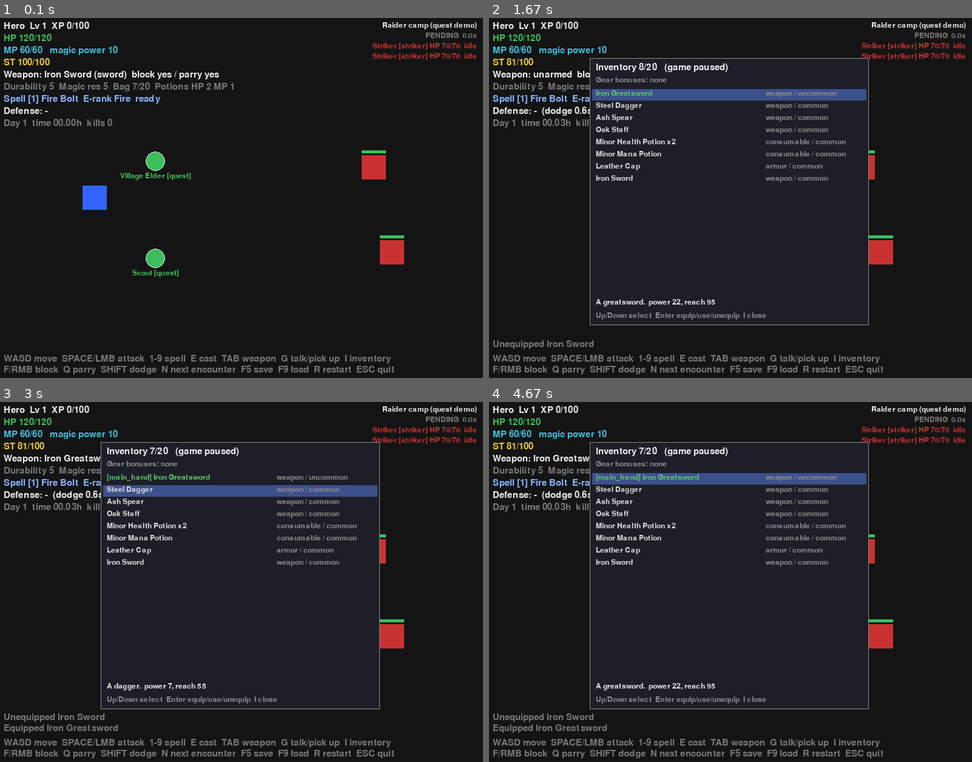
Above: before the commit, frames 1-4 (two rows, left to right).
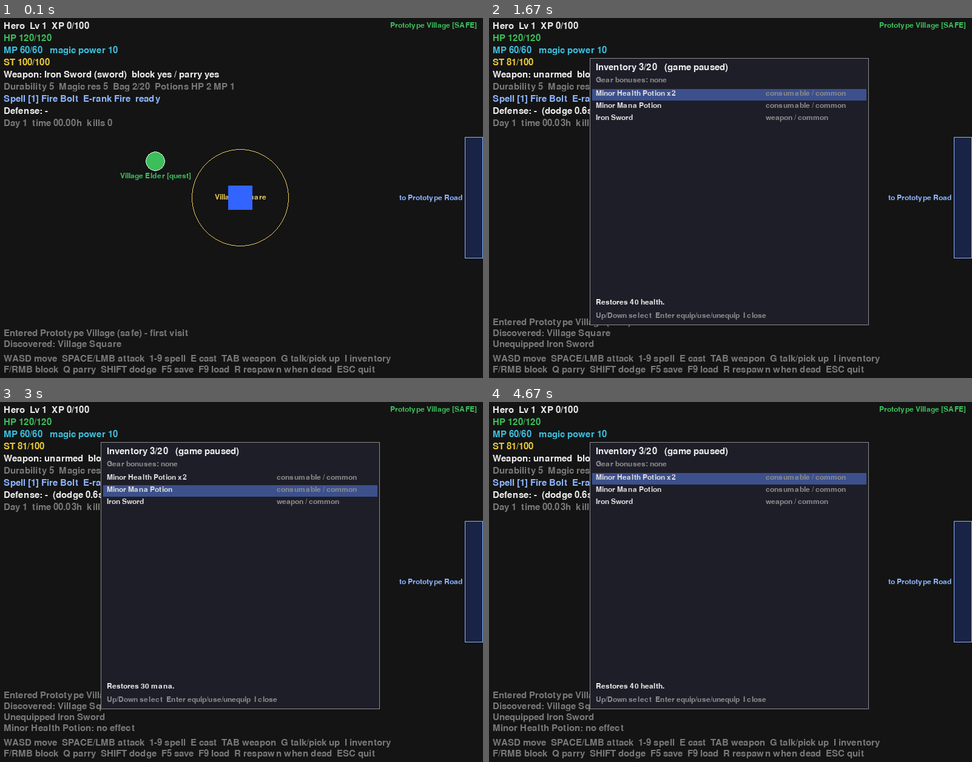
Above: after the commit, the same moments.

Repository: st10490392/magical-conquest-
Game: pygame game, started from main.py
The game is run twice, just before and just after one commit, with the same random seed, the same clock (stepped at 60 frames per second) and the same inputs.
Inputs:
- Up to frame 1 (0.1 s): no input
- Up to frame 2 (1.67 s): tap Shift at 0.33 s; tap I at 0.67 s; hold D 1-1.47 s; hold Up 1-1.47 s; tap Enter at 1.5 s
- Up to frame 3 (3 s): tap Keypad Enter at 2.33 s; hold Down from 2.67 s (still down)
- Up to frame 4 (4.67 s): release Down at 3.13 s; hold Up 3.17-3.53 s; hold Down 3.57-3.93 s; hold Up 3.97-4.27 s; hold Down 4.3-4.6 s; hold Up from 4.63 s (still down)

The runs differ from the first frame. In frame 1, 4.9% of the frame differs, in the area x 0-100%, y 1-99%; in frame 2, 5.1%; in frame 3, 5.5%; in frame 4, 5.5%.

Commit message:
feat: render zones and open the demo in the world

Diff:
--- a/game/presentation/pygame_app.py
+++ b/game/presentation/pygame_app.py
@@ -1,4 +1,7 @@
-"""Pygame front-end: keyboard/mouse -> PlayerInput, GameSession -> shapes.
+"""Pygame front-end: keyboard/mouse -> PlayerInput, a session -> shapes.
+
+Two modes: the zone world (``WorldSession``, default) and the encounter
+sandbox (``GameSession``, ``--arena``).
 
 This is the only module that imports Pygame. It holds no game rules.
 """
@@ -21,7 +24,9 @@
 from game.presentation.inventory_panel import InventoryPanel
 from game.magic.casting import check_spell_requirements
 from game.persistence.save_manager import SaveManager
+from game.play import PlaySession
 from game.session import Arena, GameSession, PlayerInput, outcome_text
+from game.world_session import WorldSession
 
 WIDTH, HEIGHT = 800, 600
 FPS = 60
@@ -39,6 +44,8 @@
 DARK_RED = (90, 25, 25)
 
 PURPLE = (170, 90, 220)
+DARK_BLUE = (25, 35, 70)
+GOLD = (230, 200, 90)
 BROWN = (150, 80, 40)
 ENEMY_COLOURS = {"goblin": RED, "striker": RED, "archer": PURPLE, "brute": BROWN}
 # Small debug tags drawn above enemies.
@@ -119,7 +126,7 @@
     pygame.draw.rect(screen, colour, (x, y, int(w * max(0.0, min(1.0, fraction))), h))
 
 
-def defense_label(session: GameSession) -> str:
+def defense_label(session: PlaySession) -> str:
     d = session.player.defense
     if d.is_dodging:
         state = "DODGING"
@@ -137,7 +144,7 @@
     return f"Defense: {state}" + (f"  ({', '.join(cooldowns)})" if cooldowns else "")
 
 
-def hud_lines(session: GameSession) -> List[Tuple[str, Tuple[int, int, int]]]:
+def hud_lines(session: PlaySession) -> List[Tuple[str, Tuple[int, int, int]]]:
     player = session.player
     s = player.stats
     weapon = player.weapon
@@ -168,8 +175,17 @@
     return lines
 
 
-def encounter_lines(session: GameSession) -> List[Tuple[str, Tuple[int, int, int]]]:
-    encounter = session.encounter
+def encounter_lines(session: PlaySession) -> List[Tuple[str, Tuple[int, int, int]]]:
+    lines = []
+    if isinstance(session, WorldSession):
+        zone = session.zone_definition
+        lines.append((f"{zone.name} [{'SAFE' if zone.is_safe else 'HOSTILE'}]", GREEN if zone.is_safe else ORANGE))
+    for encounter in session.encounters:
+        lines.extend(_encounter_block(encounter))
+    return lines
+
+
+def _encounter_block(encounter) -> List[Tuple[str, Tuple[int, int, int]]]:
     status_colour = {
         EncounterStatus.ACTIVE: WHITE,
         EncounterStatus.CLEARED: GREEN,
@@ -235,10 +251,32 @@
         screen.blit(label, label.get_rect(midbottom=(rect.centerx, rect.y - 10)))
 
 
-def draw(screen: pygame.Surface, font: pygame.font.Font, session: GameSession, small: Optional[pygame.font.Font] = None) -> None:
+def draw_zone(screen: pygame.Surface, small: pygame.font.Font, session: WorldSession) -> None:
+    """Exits (labelled with their destination) and points of interest."""
+    zone = session.zone_definition
+    for exit_ in zone.exits:
+        area = exit_.area
+        rect = pygame.Rect(int(area.x), int(area.y), int(area.w), int(area.h))
+        pygame.draw.rect(screen, DARK_BLUE, rect)
+        pygame.draw.rect(screen, LIGHT_BLUE, rect, 1)
+        label = small.render(f"to {session.graph.zone(exit_.target_zone).name}", True, LIGHT_BLUE)
+        anchor = (rect.left - 4, rect.centery) if rect.left > WIDTH / 2 else (rect.right + 4, rect.centery)
+        screen.blit(label, label.get_rect(midright=anchor) if rect.left > WIDTH / 2 else label.get_rect(midleft=anchor))
+    discovered = session.campaign.exploration.discovered
+    for poi in zone.points_of_interest:
+        x, y = int(poi.position.x), int(poi.position.y)
+        found = poi.poi_id in discovered
+        pygame.draw.circle(screen, GOLD if found else GREY, (x, y), int(poi.radius), 1)
+        label = small.render(poi.name if found else "? unexplored", True, GOLD if found else GREY)
+        screen.blit(label, label.get_rect(center=(x, y)))
+
+
+def draw(screen: pygame.Surface, font: pygame.font.Font, session: PlaySession, small: Optional[pygame.font.Font] = None) -> None:
     small = small or font
     screen.fill(BLACK)
     player = session.player
+    if isinstance(session, WorldSession):
+        draw_zone(screen, small, session)
 
     for enemy in session.enemies:
         draw_enemy(screen, small, enemy, player)
@@ -258,8 +296,9 @@
         if drop.position.distance_to(player.position) <= PICKUP_RADIUS:
             label = small.render("G: pick up", True, YELLOW)
             screen.blit(label, label.get_rect(midbottom=(x, y - 9)))
-    for projectile in session.encounter.projectiles.projectiles:
-        pygame.draw.circle(screen, WHITE, (int(projectile.position.x), int(projectile.position.y)), 4)
+    for encounter in session.encounters:
+        for projectile in encounter.projectiles.projectiles:
+            pygame.draw.circle(screen, WHITE, (int(projectile.position.x), int(projectile.position.y)), 4)
 
     rect = entity_rect(player)
     defense = player.defense
@@ -287,22 +326,38 @@
 
     help_lines = (
         "WASD move  SPACE/LMB attack  1-9 spell  E cast  TAB weapon  G talk/pick up  I inventory",
-        "F/RMB block  Q parry  SHIFT dodge  N next encounter  F5 save  F9 load  R restart  ESC quit",
+        "F/RMB block  Q parry  SHIFT dodge  F5 save  F9 load  "
+        + ("R respawn when dead  ESC quit" if isinstance(session, WorldSession) else "N next  R restart  ESC quit"),
     )
     for i, text in enumerate(help_lines):
         screen.blit(font.render(text, True, GREY), (10, HEIGHT - 42 + i * 18))
 
     banner = None
     if not player.is_alive:
-        banner = ("YOU DIED - encounter failed. R to restart", RED)
-    elif session.encounter.status is EncounterStatus.CLEARED and not session.encounter.spec.repeat_on_clear:
+        again = "R to respawn in the village" if isinstance(session, WorldSession) else "R to restart"
+        banner = (f"YOU DIED - {again}", RED)
+    elif isinstance(session, GameSession) and session.encounter.status is EncounterStatus.CLEARED \
+            and not session.encounter.spec.repeat_on_clear:
         banner = ("ENCOUNTER CLEARED - R to restart, N for next", GREEN)
     if banner:
         big = font.render(banner[0], True, banner[1])
         screen.blit(big, big.get_rect(center=(WIDTH // 2, HEIGHT // 2)))
 
 
-def run(save_path: Path, max_frames: Optional[int] = None) -> None:
+def new_session(arena_mode: bool, arena: Arena, encounter_id: str) -> PlaySession:
+    if arena_mode:
+        return GameSession.new(arena=arena, encounter_id=encounter_id)
+    return WorldSession.new()
+
+
+def load_session(result, arena_mode: bool, arena: Arena, encounter_id: str) -> PlaySession:
+    if arena_mode:
+        return GameSession(player=result.player, world=result.world, arena=arena, encounter_id=encounter_id,
+                           campaign=result.campaign)
+    return WorldSession(player=result.player, world=result.world, campaign=result.campaign)
+
+
+def run(save_path: Path, max_frames: Optional[int] = None, arena_mode: bool = False) -> None:
     """Run the demo. ``max_frames`` lets smoke tests exit automatically."""
     # Only the subsystems we use; skipping audio saves memory on small machines.
     pygame.display.init()
@@ -316,7 +371,7 @@
         arena = Arena(WIDTH, HEIGHT)
         saves = SaveManager(save_path)
         encounter_id = DEMO_ENCOUNTER_ID
-        session = GameSession.new(arena=arena, encounter_id=encounter_id)
+        session = new_session(arena_mode, arena, encounter_id)
         inputs = InputState()
         panel = InventoryPanel()
 
@@ -339,8 +394,11 @@
                     elif event.key == pygame.K_ESCAPE:
                         running = False
                     elif event.key == pygame.K_r:
-                        session = GameSession.new(arena=arena, encounter_id=encounter_id)
-                    elif event.key == pygame.K_n:
+                        if isinstance(session, WorldSession):
+                            session.respawn()
+                        else:
+                            session = new_session(arena_mode, arena, encounter_id)
+                    elif event.key == pygame.K_n and arena_mode:
                         encounter_id = next_encounter_id(encounter_id)
                         session = GameSession.new(arena=arena, encounter_id=encounter_id)
                         session.log(f"Encounter: {session.encounter.spec.name}")
@@ -353,10 +411,7 @@
                     elif event.key == pygame.K_F9:
                         result = saves.load()
                         if result.ok:
-                            session = GameSession(
-                                player=result.player, world=result.world, arena=arena, encounter_id=encounter_id,
-                                campaign=result.campaign,
-                            )
+                            session = load_session(result, arena_mode, arena, encounter_id)
                             session.log("Save loaded")
                         else:
                             session.log(f"Load failed ({result.status.value})")
--- a/main.py
+++ b/main.py
@@ -13,12 +13,14 @@
     parser = argparse.ArgumentParser(description="Magical Conquest prototype")
     parser.add_argument("--save", type=Path, default=DEFAULT_SAVE, help="save file path")
     parser.add_argument("--frames", type=int, default=None, help="exit after N frames (smoke testing)")
+    parser.add_argument("--arena", action="store_true",
+                        help="encounter sandbox (MC-002 to MC-005 scenarios) instead of the zone world")
     args = parser.parse_args()
 
     # Imported here so --help works even without Pygame installed.
     from game.presentation.pygame_app import run
 
-    run(args.save, max_frames=args.frames)
+    run(args.save, max_frames=args.frames, arena_mode=args.arena)
 
 
 if __name__ == "__main__":
